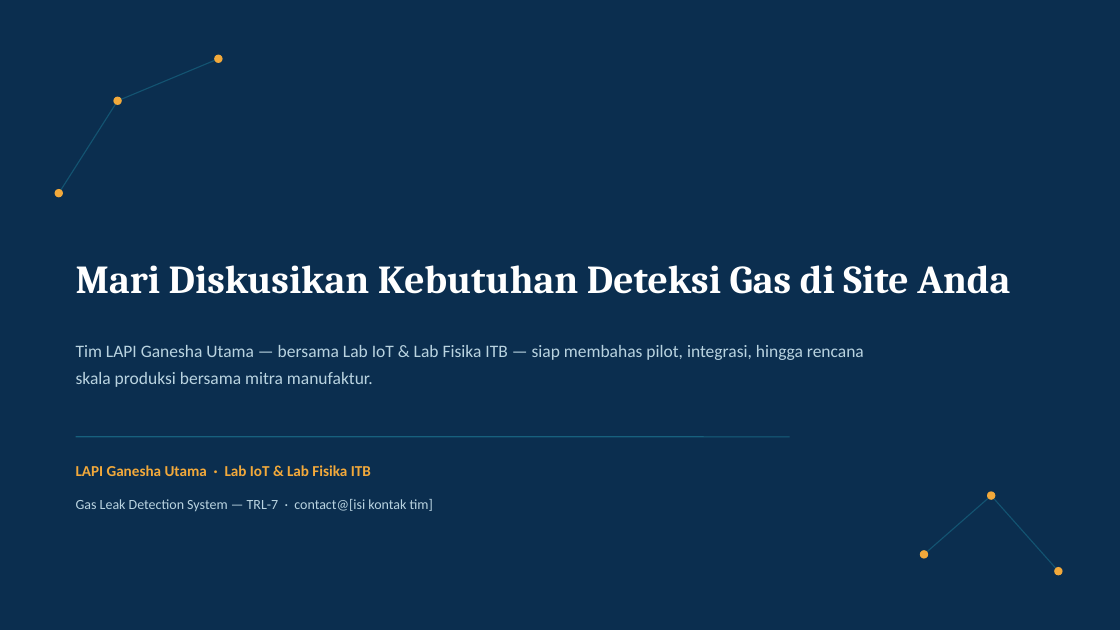
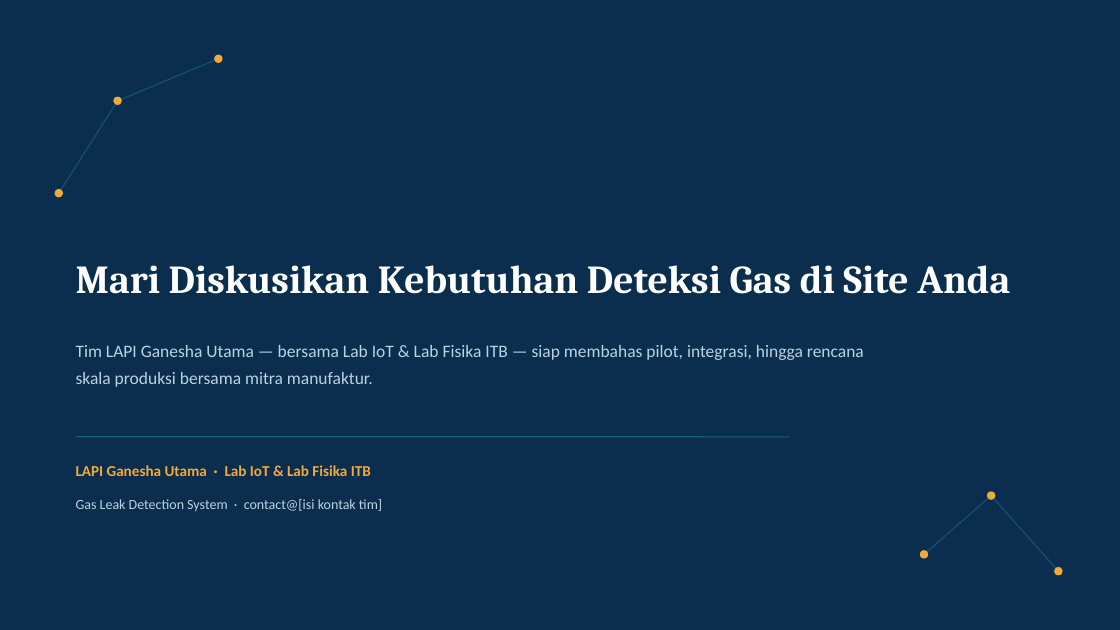
Before and after one commit to RavellerH/GLD-V2-Report-2026, a slide deck: slide 12 of Deliverables/GLD_Executive_Presentation.pptx. Drawn at 1120x630 pixels with LibreOffice and Linux fonts; fonts in the diff are those of the drawing. Boxes give left, top, right and bottom in pixels: in the first picture for what was removed or moved away, otherwise in the second. Text is boxed around its words. In the diff, an @@ line names an element or a change of style, - is before the commit and + after.

```diff
--- a/Deliverables/GLD_Executive_Presentation.pptx
+++ b/Deliverables/GLD_Executive_Presentation.pptx
@@ text at [76, 499, 382, 511]: text changed @@
-Gas Leak Detection System — TRL-7 · contact@[isi kontak tim]
+Gas Leak Detection System · contact@[isi kontak tim]
```
Also in this commit, not shown: 5 other slides changed, 2 other files.
